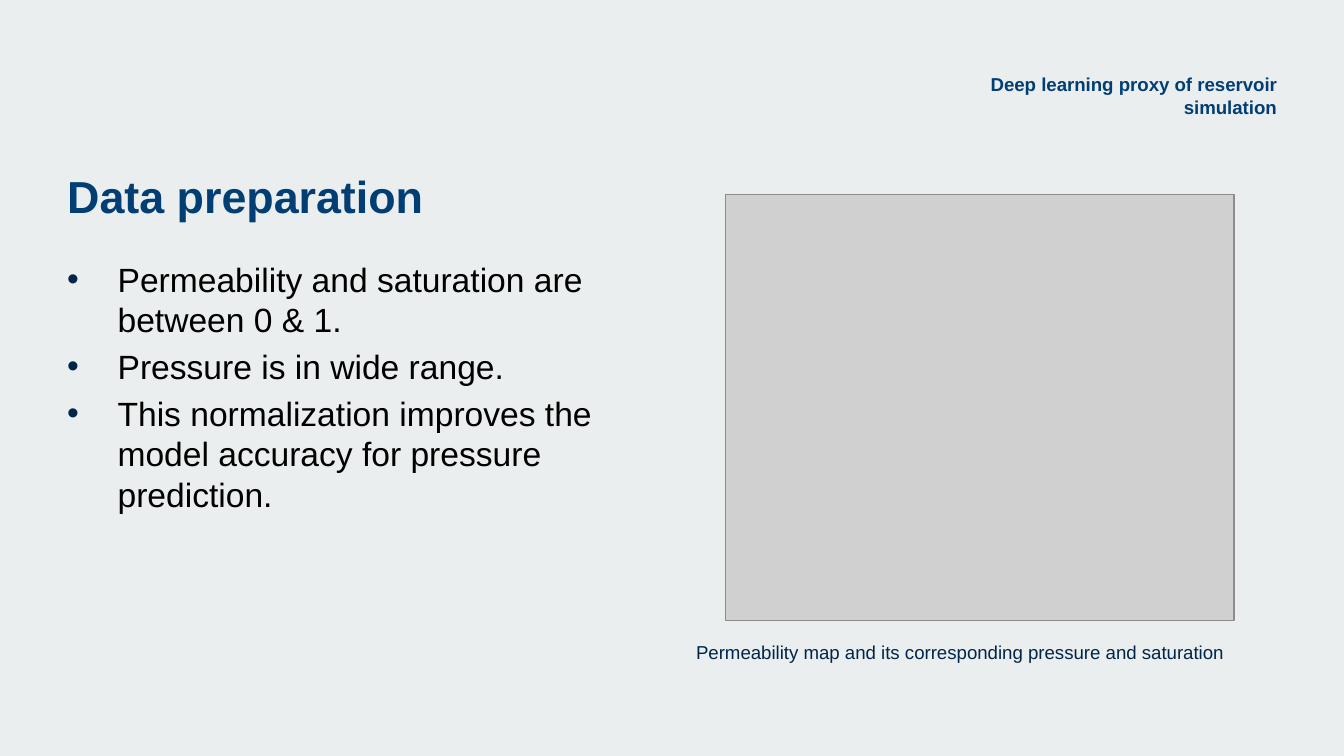
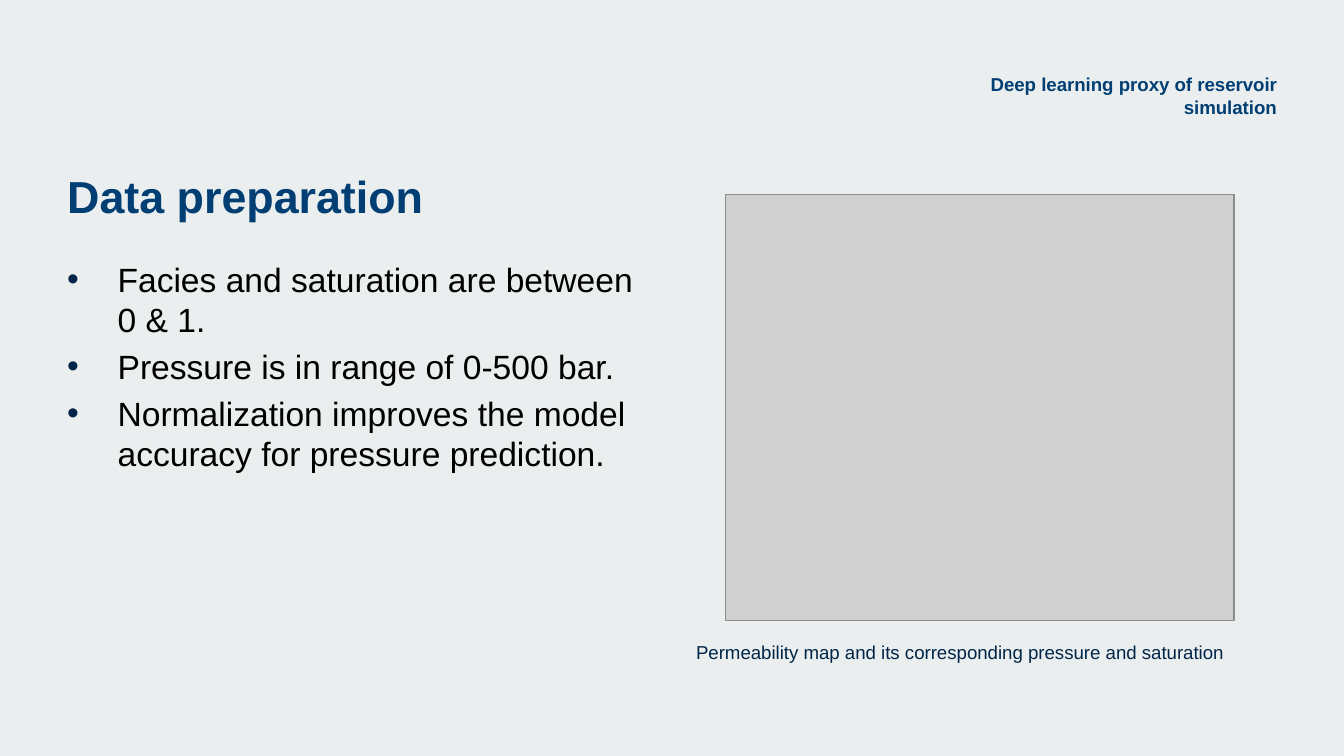
Before and after one commit to acse-srm3018/DeeplearningProxy, a slide deck: slide 5 of RahaMoosavi_presentation_ACSE9.pptx (slide 7 before the commit). Drawn at 1344x756 pixels with LibreOffice and Linux fonts; fonts in the diff are those of the drawing; grey boxes stand for pictures; background and template pictures are left out. Boxes give left, top, right and bottom in pixels: in the first picture for what was removed or moved away, otherwise in the second. Text is boxed around its words. In the diff, an @@ line names an element or a change of style, - is before the commit and + after.

```diff
--- a/RahaMoosavi_presentation_ACSE9.pptx
+++ b/RahaMoosavi_presentation_ACSE9.pptx
@@ text at box(118, 267, 633, 473): text changed @@
-• Permeability and saturation are between 0 & 1.
-• Pressure is in wide range.
-• This normalization improves the model accuracy for pressure prediction.
+• Facies and saturation are between 0 & 1.
+• Pressure is in range of 0-500 bar.
+• Normalization improves the model accuracy for pressure prediction.
```
Also in this commit, not shown: 11 other slides changed, 3 slides removed.
